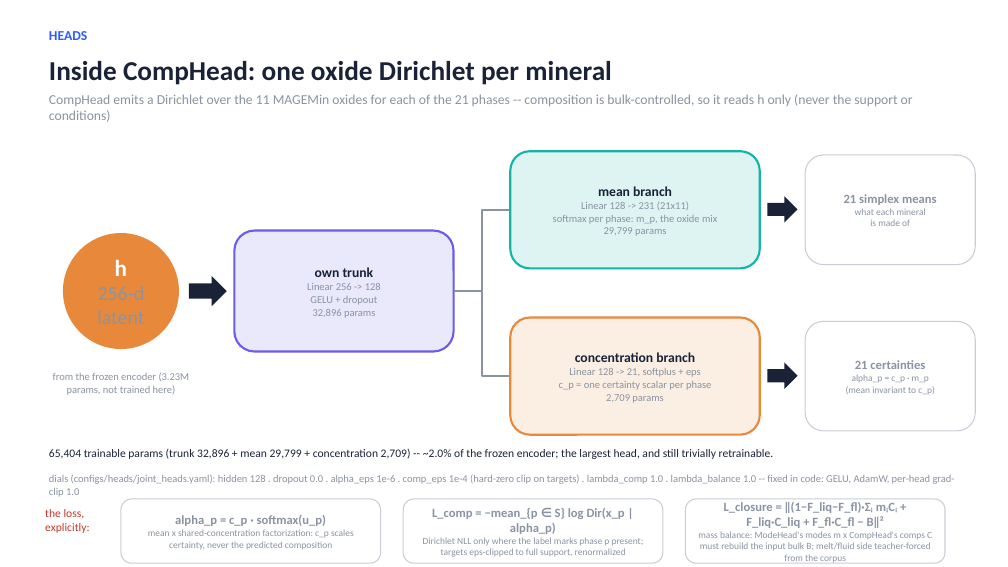
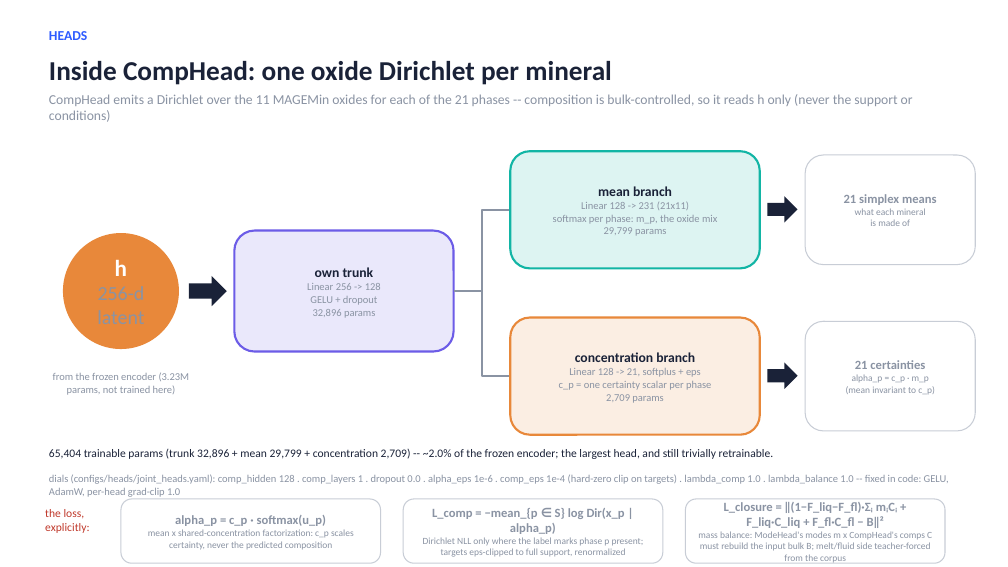
Before and after one commit to matthew-j-liu/phasecast, a slide deck: slide 16 of slides/overview.pptx. Drawn at 1008x567 pixels with LibreOffice and Linux fonts; fonts in the diff are those of the drawing. Boxes give left, top, right and bottom in pixels: in the first picture for what was removed or moved away, otherwise in the second. Text is boxed around its words. In the diff, an @@ line names an element or a change of style, - is before the commit and + after.

Commit message:
updating slides

```diff
--- a/slides/overview.pptx
+++ b/slides/overview.pptx
@@ text at [49, 474, 949, 497]: text changed @@
-dials (configs/heads/joint_heads.yaml): hidden 128 . dropout 0.0 . alpha_eps 1e-6 . comp_eps 1e-4 (hard-zero clip on targets) . lambda_comp 1.0 . lambda_balance 1.0 -- fixed in code: GELU, AdamW, per-head grad-clip 1.0
+dials (configs/heads/joint_heads.yaml): comp_hidden 128 . comp_layers 1 . dropout 0.0 . alpha_eps 1e-6 . comp_eps 1e-4 (hard-zero clip on targets) . lambda_comp 1.0 . lambda_balance 1.0 -- fixed in code: GELU, AdamW, per-head grad-clip 1.0
```
Also in this commit, not shown: 1 other slide changed, 1 other file.
